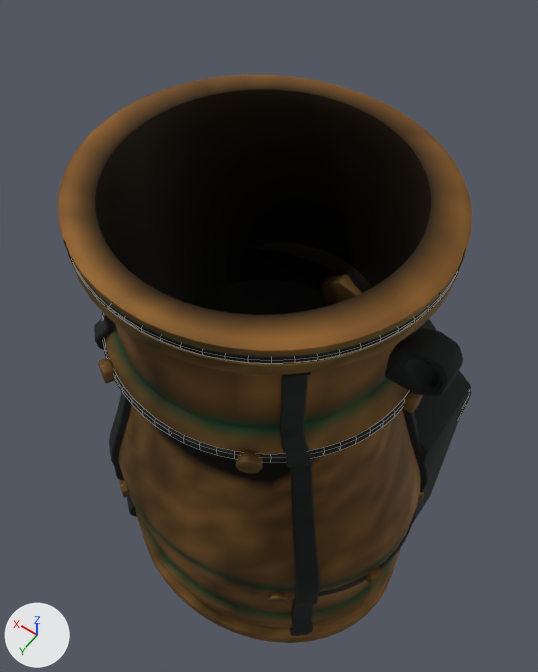
What one commit did to the Blender file models/tower-foundry/cinderbell/cinderbell.blend.
Rendered twice from a camera (50 mm lens) standing at (-4.37, 8.6, 16.68) and looking at (0.77, 1.39, 5.36). The axes (+X, +Y, +Z) are drawn at lower left. The lights are the same throughout. The first picture is the older version. Mesh edges are drawn as thin lines on the coarser meshes.

Objects in the first picture: 'towerSkinCinderBasketArch', 'towerSkinCinderBellCasting', 'towerSkinCinderLiftingLug-1', 'towerSkinCinderLipFerrule', 'towerSkinCinderMakersPlate', 'towerSkinCinderShoulderBelt', 'towerSkinCinderStrap2', 'towerSkinCinderStrap3' and 8 more.
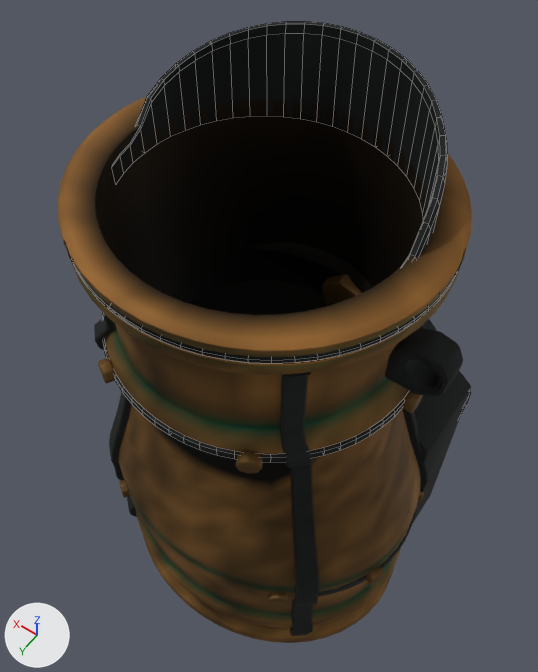
Commit message: Fit Cinderbell inner fireback to current table eyes

Where the change shows, as pixel boxes [x1, y1, x2, y2] in the pictures (538 x 672 px):
'towerSkinCinderInnerFireback', added
    after: [111, 21, 448, 263]

The change, as a diff of the scene's bpy script:
```diff
--- a/models/tower-foundry/cinderbell/cinderbell.blend.py
+++ b/models/tower-foundry/cinderbell/cinderbell.blend.py
@@ me_towerskincinderinnerfireback @@
+me_towerskincinderinnerfireback.from_pydata(...)  # 198 vertices, 194 faces; spans x -2.23..2.23, y 0.37..3.36, z 9.85..11.4
+me_towerskincinderinnerfireback.polygons.foreach_set('use_smooth', [True] * 194)
+me_towerskincinderinnerfireback.materials.append(mat_soot_black_cast_iron)
@@ ob_towerskincinderinnerfireback @@
+ob_towerskincinderinnerfireback = bpy.data.objects.new('towerSkinCinderInnerFireback', me_towerskincinderinnerfireback)
+ob_towerskincinderinnerfireback.location = (0.0, 0.0, 0.0)
```
